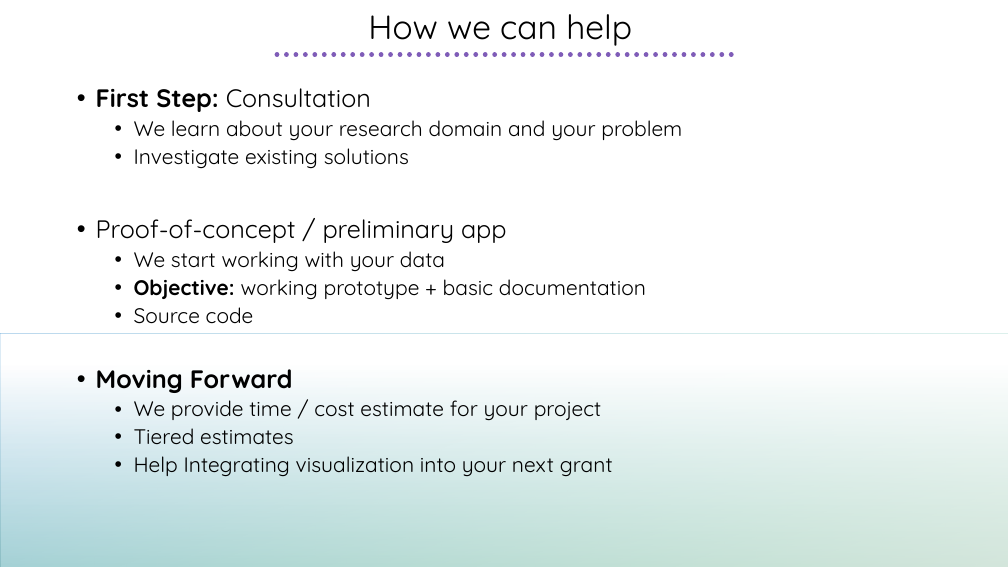
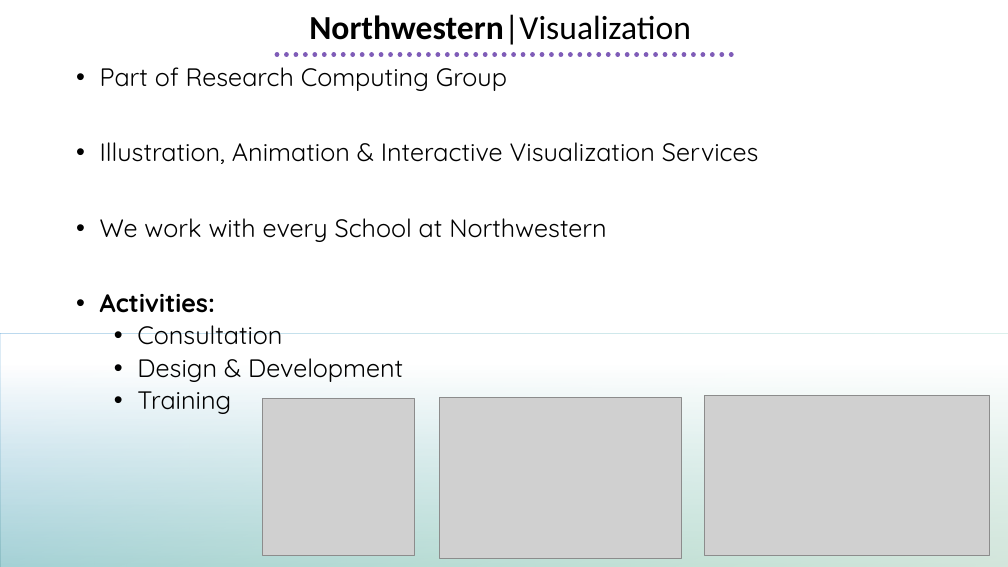
Before and after one commit to febret/intro2D3, a slide deck: slide 14 of Intro2D3.pptx. Drawn at 1008x567 pixels with LibreOffice and Linux fonts; fonts in the diff are those of the drawing; grey boxes stand for pictures. Boxes give left, top, right and bottom in pixels: in the first picture for what was removed or moved away, otherwise in the second. Text is boxed around its words. In the diff, an @@ line names an element or a change of style, - is before the commit and + after.

```diff
--- a/Intro2D3.pptx
+++ b/Intro2D3.pptx
@@ title at (309, 14, 691, 45): text changed; font Quicksand to Calibri @@
-How we can help
+Northwestern|Visualization
@@ text at (100, 67, 759, 414): text changed; size 20 to 24 pt @@
-• First Step: Consultation
-  • We learn about your research domain and your problem
-  • Investigate existing solutions
-• Proof-of-concept / preliminary app
-  • We start working with your data
-  • Objective: working prototype + basic documentation
-  • Source code
-• Moving Forward
-  • We provide time / cost estimate for your project
-  • Tiered estimates
-  • Help Integrating visualization into your next grant
+• Part of Research Computing Group
+• Illustration, Animation & Interactive Visualization Services
+• We work with every School at Northwestern
+• Activities:
+  • Consultation
+  • Design & Development
+  • Training
@@ picture added at (262, 399, 415, 556) @@
@@ picture added at (439, 398, 681, 558) @@
@@ picture added at (705, 395, 990, 556) @@
```
Also in this commit, not shown: 4 other slides changed, 1 slide added, 1 slide removed, 1 other file.
